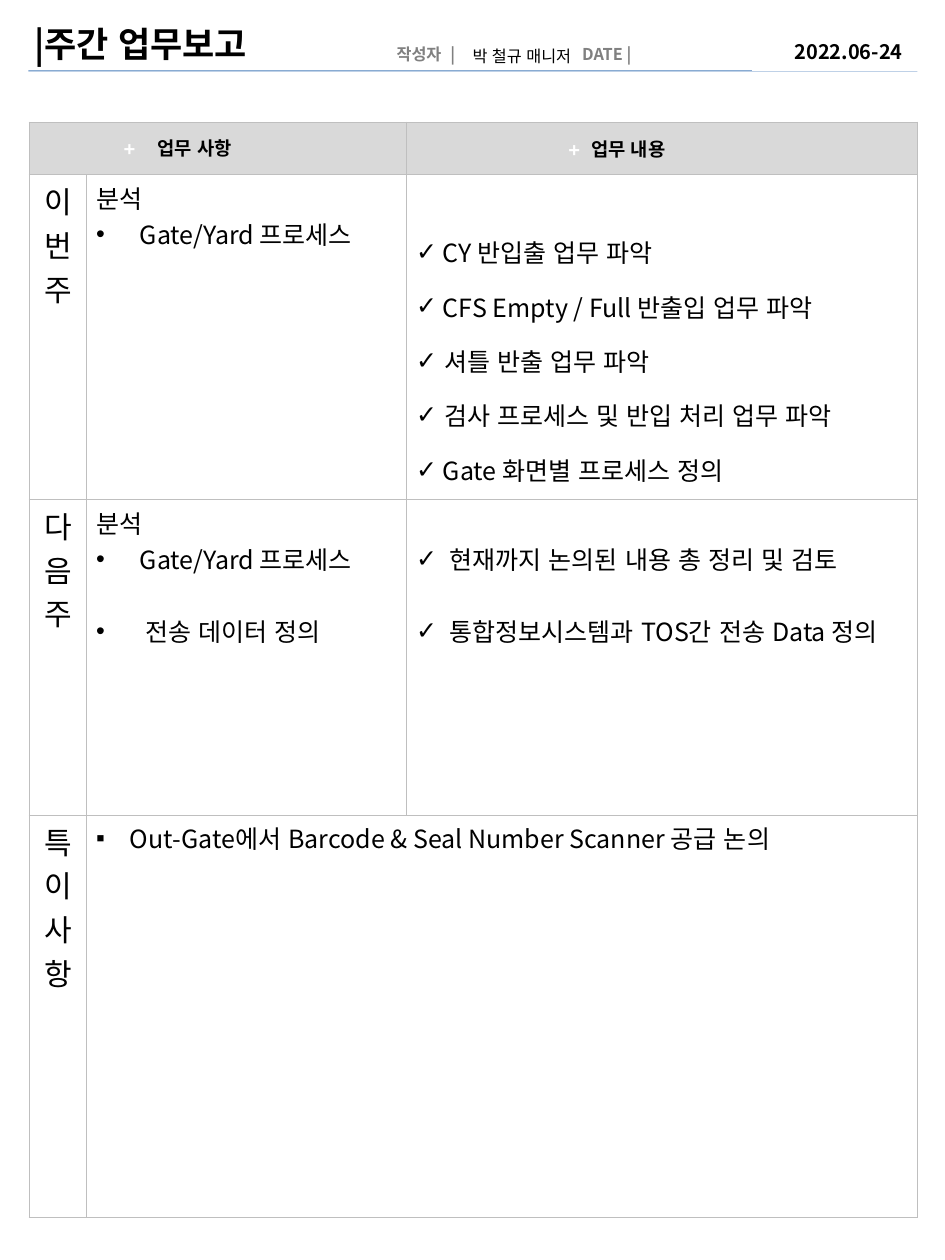
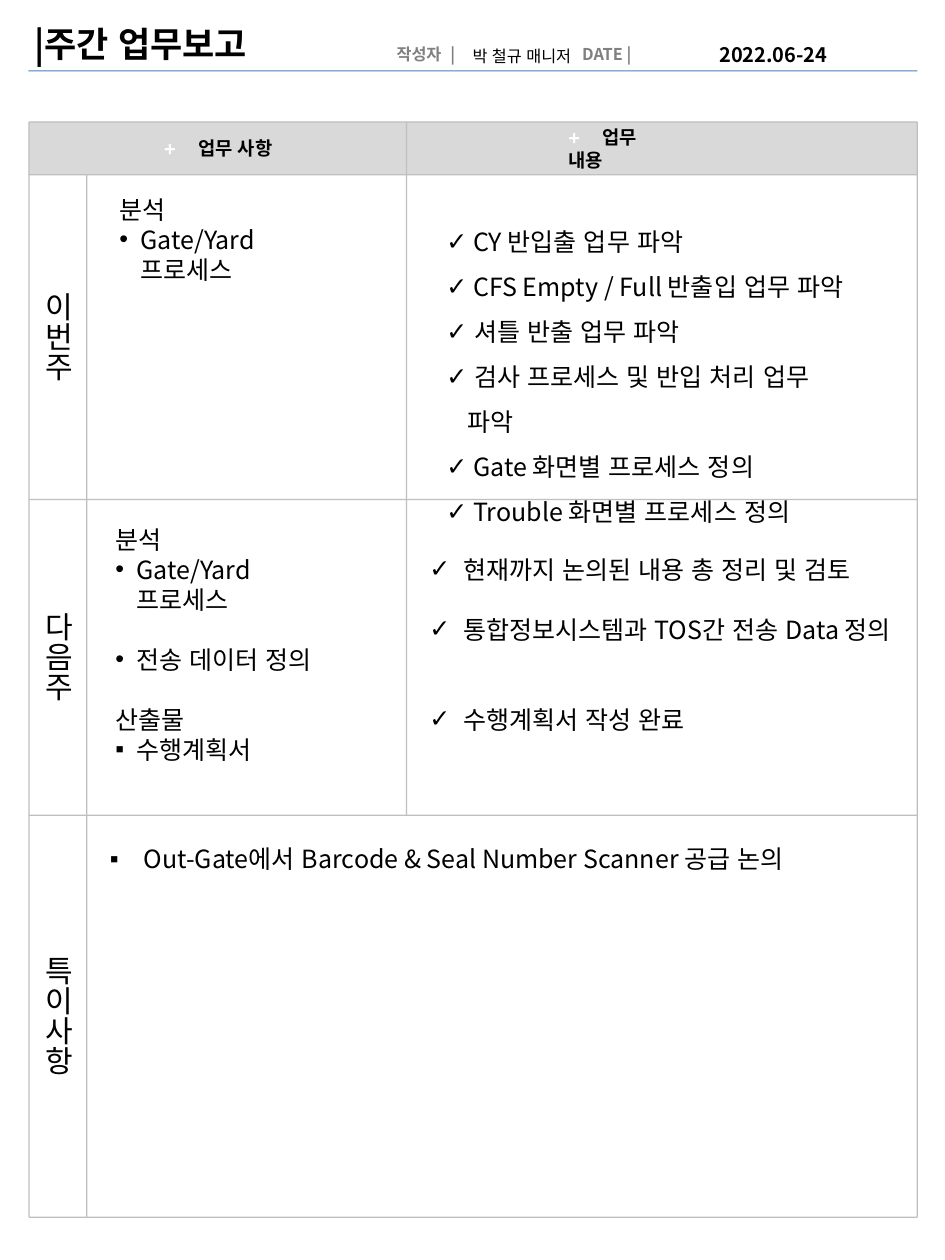
Before and after one commit to yabadadu/-, a slide deck: slide 1 of 주간월간보고/주간업무보고서(6월24일).ppt. Drawn at 945x1260 pixels with LibreOffice and Linux fonts; fonts in the diff are those of the drawing. Boxes give left, top, right and bottom in pixels: in the first picture for what was removed or moved away, otherwise in the second. Text is boxed around its words. In the diff, an @@ line names an element or a change of style, - is before the commit and + after.

```diff
--- a/주간월간보고/주간업무보고서(6월24일).ppt
+++ b/주간월간보고/주간업무보고서(6월24일).ppt
@@ table: place and size @@
-table at [752, 23, 945, 70]
+table at [677, 35, 869, 68]
@@ table removed at [29, 122, 917, 1217], 4 rows, 3 columns @@
- |  | 
-이번주 | 분석 / Gate/Yard 프로세스 | CY 반입출 업무 파악 / CFS Empty / Full 반출입 업무 파악 / 셔틀 반출 업무 파악 / 검사 프로세스 및 반입 처리 업무 파악 / Gate 화면별 프로세스 정의 / Trouble 화면별 프로세스 정의
-다음주 | 분석 / Gate/Yard 프로세스 / 전송 데이터 정의 | 현재까지 논의된 내용 총 정리 및 검토 / 통합정보시스템과 TOS간 전송 Data 정의
-특이사항 | Out-Gate에서 Barcode & Seal Number Scanner 공급 논의 | 
@@ group added at [29, 122, 918, 1218]: 7 rectangles, 3 texts, 2 lines @@
+이번주
+다음주
+특이사항
@@ text removed at [158, 139, 231, 157] @@
-+ 업무 사항
@@ text added at [198, 139, 272, 157], 15 pt, text #000000, bold @@
++ 업무 사항
@@ text added at [569, 128, 636, 169], 15 pt, text #000000, bold @@
++ 업무 내용
@@ text removed at [591, 140, 665, 158] @@
-+ 업무 내용
@@ text added at [119, 198, 255, 281], 20 pt, text #000000 @@
+분석
+• Gate/Yard 프로세스
@@ text added at [468, 230, 843, 523], 20 pt, text #000000 @@
+✓ CY 반입출 업무 파악
+✓ CFS Empty / Full 반출입 업무 파악
+✓ 셔틀 반출 업무 파악
+✓ 검사 프로세스 및 반입 처리 업무 파악
+✓ Gate 화면별 프로세스 정의
+✓ Trouble 화면별 프로세스 정의
@@ text added at [115, 528, 312, 761], 20 pt, text #000000 @@
+분석
+• Gate/Yard 프로세스
+• 전송 데이터 정의
+산출물
+▪ 수행계획서
@@ text added at [463, 558, 891, 731], 20 pt, text #000000 @@
+✓ 현재까지 논의된 내용 총 정리 및 검토
+✓ 통합정보시스템과 TOS간 전송 Data 정의
+✓ 수행계획서 작성 완료
@@ text added at [144, 847, 784, 870], 20 pt, text #000000 @@
+▪ Out-Gate에서 Barcode & Seal Number Scanner 공급 논의
```
Also in this commit, not shown: 4 other files.
